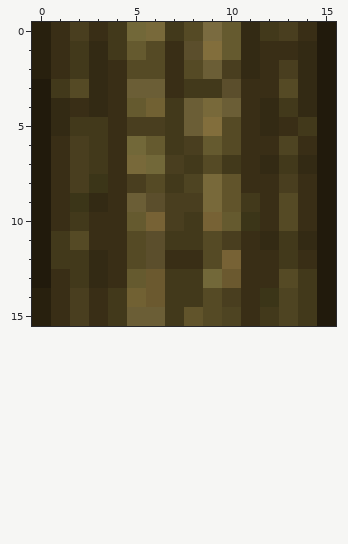
File history of a pixel-art sprite, textures/blocks/log_oak.png. This is how it looked before the edit.
The file is 16x16 pixels. Colours within 5 levels of each other are drawn and written as one.
New version:
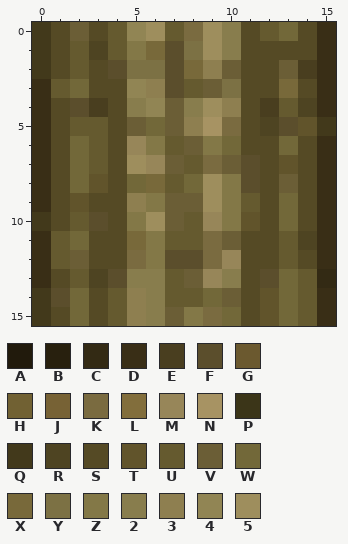
Palette (. is transparent): A #211a0c  B #28200e  C #332a14  D #392e16  E #493e1f  F #5b4e2c  G #6b592f  H #716133  J #776235  K #7a6b40  L #826e3c  M #978659  N #a79363  P #3b3518  Q #42391b  R #4e4422  S #554a25  T #61542b  U #655a2f  V #6b5e36  W #726839  X #78693a  Y #7c7144  Z #837847  2 #887d4d  3 #8e7f50  4 #918554  5 #9e8e5d
Change:
@@ x 0..15 @@
- 0 BDEDQWXQSKUCQEDA
- 1 BDQCQUSDFLUCDDCA
- 2 BDQCDSSDSVECDECA
- 3 AQSCDVVDQQFDDSCA
- 4 ACDCDUHQVXVDCQCA
- 5 ACQQDEEQVLSDCDQA
- 6 ADEQDWUQEUSDDRDA
- 7 ADEQDXWEQSQDCQCA
- 8 ADEPDESQRXTDDEDA
- 9 ADPCDVFEEXTQDSDA
-10 ADQDDUJEQJUPDSDA
-11 AQSDDSFQQSEDCQCA
-12 AQQCDSFDDSJDDQDA
-13 ADQCDUGQQWGDDSQA
-14 BDEDQHGQQSEDPRQA
-15 BDEDQVVQTSRDQRQA
+ 0 QSVSU45UK52SUWSD
+ 1 QSURUZXFY52SSSSD
+ 2 QSUSFYYFX3VSSVED
+ 3 DUWSS43FUVYSSXSD
+ 4 DSFES24V253SEURD
+ 5 DSUUSVWV3NKSRFTQ
+ 6 DSWUSMZUVZWSSWSD
+ 7 DSWUS5MVUKVFSTSD
+ 8 DSWTSWXUW5ZFSVSD
+ 9 DSTSS3ZVV5ZUSWSD
+10 QSUFSZ5VUMZTSWSD
+11 DUWSSXZUUKVSSURD
+12 DUVSSKZFFKMSSUSD
+13 DSURF22UVM2SFWUC
+14 QFWSU32UUWVSTWUD
+15 QSWSU32VZKWSTWUD
Changed places in both pictures, as pixel boxes (x1, y1, x2, y2):
changed: (32, 22, 336, 326)
